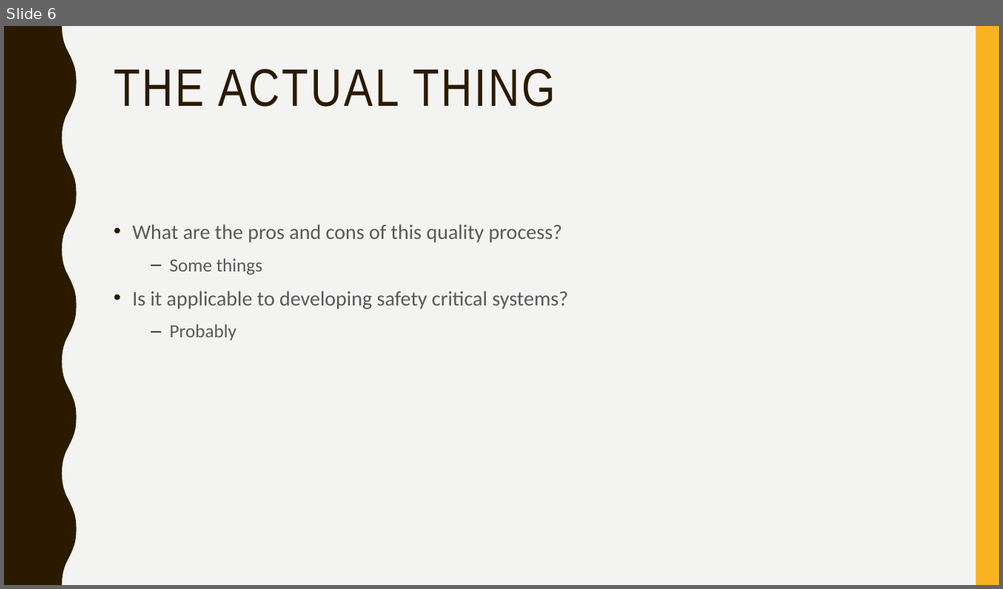
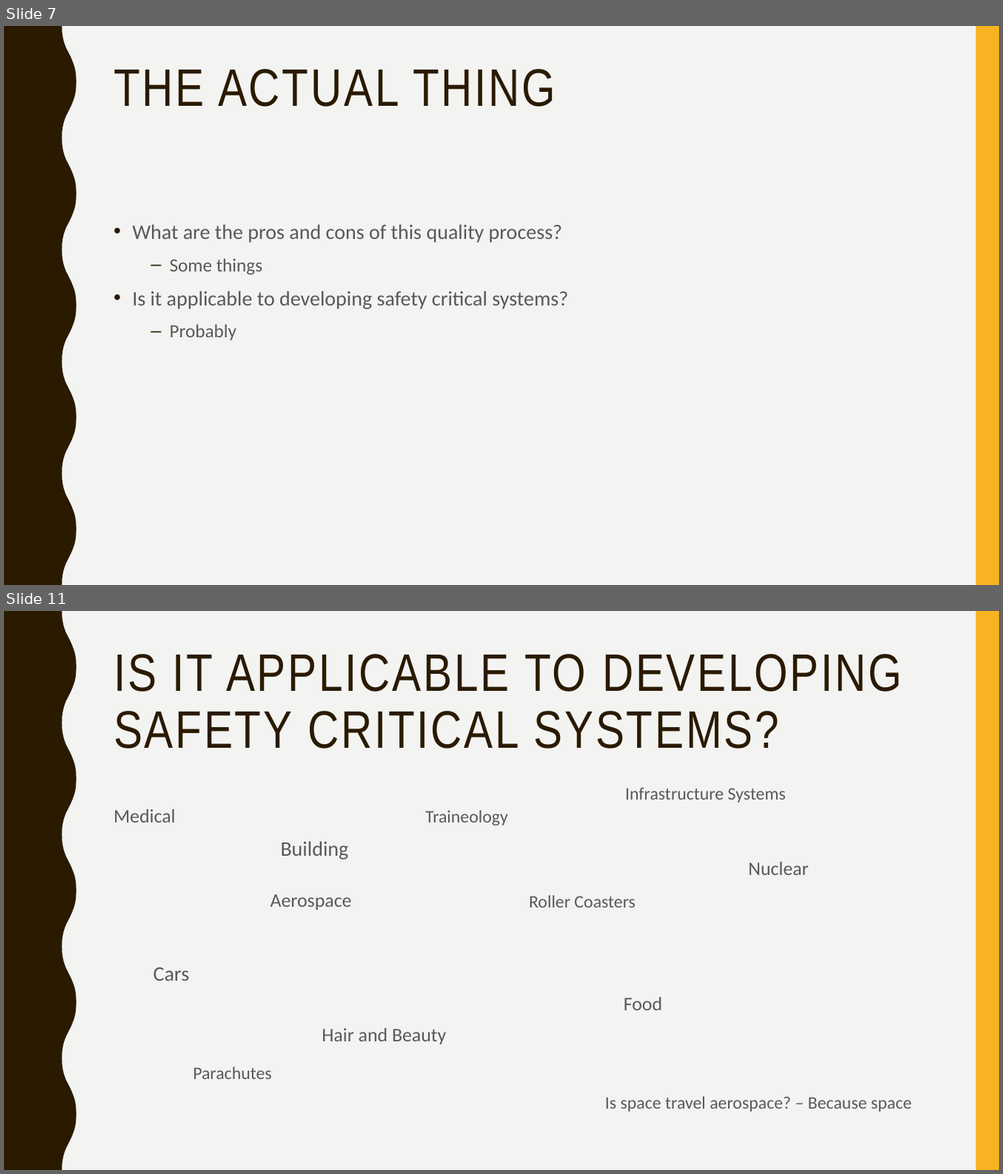
Before and after one commit to HarrisonJM/ESDLabs, a slide deck: docs/HARRISONMARCKS14024424 - Six Sigma.pptx. Shown one above the other, each under a label of ours: slide 6 before the commit, slides 7 and 11 after it; the slides between them are not shown. The pictures are 1003x589 and 1003x1174 pixels, drawn with LibreOffice and Linux fonts; fonts in the diff are those of the drawing. Boxes give left, top, right and bottom in pixels: in the first picture for what was removed or moved away, otherwise in the second. Text is boxed around its words. In the diff, an @@ line names an element or a change of style, - is before the commit and + after.

```diff
--- a/docs/HARRISONMARCKS14024424 - Six Sigma.pptx
+++ b/docs/HARRISONMARCKS14024424 - Six Sigma.pptx
@@ slide 11 added at (4, 611, 999, 1170), background #F3F3F2; not listed: 2 template elements that a slide beside it also shows @@
@@ title added at (114, 654, 902, 749), 51 pt, text #2A1A00 @@
+IS IT APPLICABLE TO DEVELOPING SAFETY CRITICAL SYSTEMS?
@@ text added at (625, 787, 785, 803), 17 pt, text #595959 @@
+Infrastructure Systems
@@ text added at (114, 809, 176, 823), 18.5 pt, text #595959 @@
+Medical
@@ text added at (425, 810, 508, 826), 17 pt, text #595959 @@
+Traineology
@@ text added at (281, 841, 349, 860), 20 pt, text #595959 @@
+Building
@@ text added at (748, 862, 808, 875), 18.5 pt, text #595959 @@
+Nuclear
@@ text added at (270, 894, 352, 910), 18.5 pt, text #595959 @@
+Aerospace
@@ text added at (529, 895, 635, 908), 17 pt, text #595959 @@
+Roller Coasters
@@ text added at (153, 968, 190, 981), 20 pt, text #595959 @@
+Cars
@@ text added at (623, 997, 662, 1011), 18.5 pt, text #595959 @@
+Food
@@ text added at (321, 1028, 446, 1045), 18.5 pt, text #595959 @@
+Hair and Beauty
@@ text added at (193, 1067, 271, 1079), 17 pt, text #595959 @@
+Parachutes
@@ text added at (605, 1096, 911, 1112), 17 pt, text #595959 @@
+Is space travel aerospace? – Because space
@@ what was slide 6 is now slide 7 @@
```
Also in this commit, not shown: 2 slides changed, 6 other slides added.
